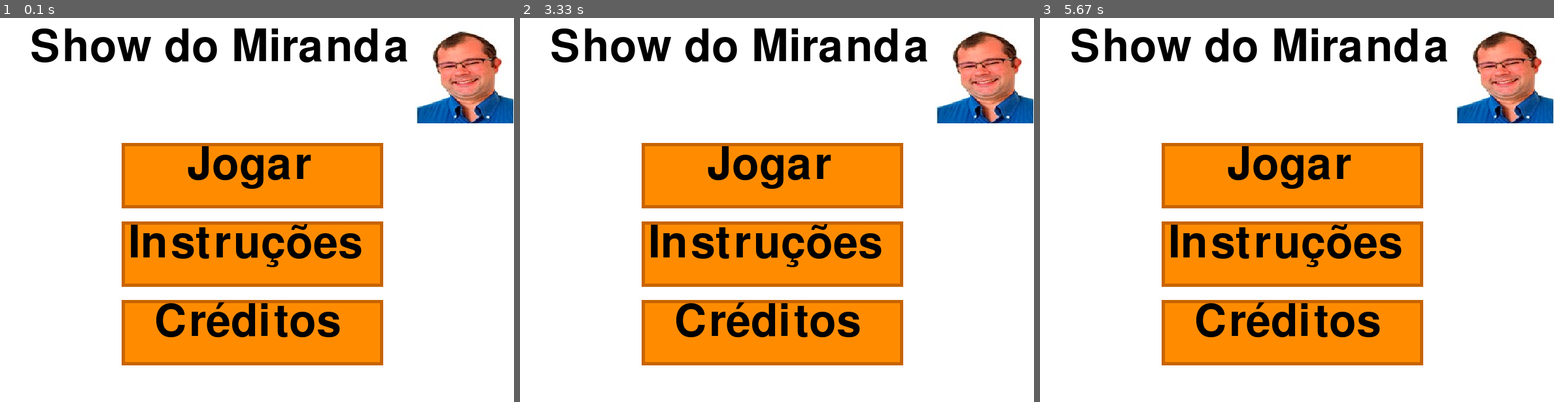
Above: before the commit, frames 1-3 (left to right).
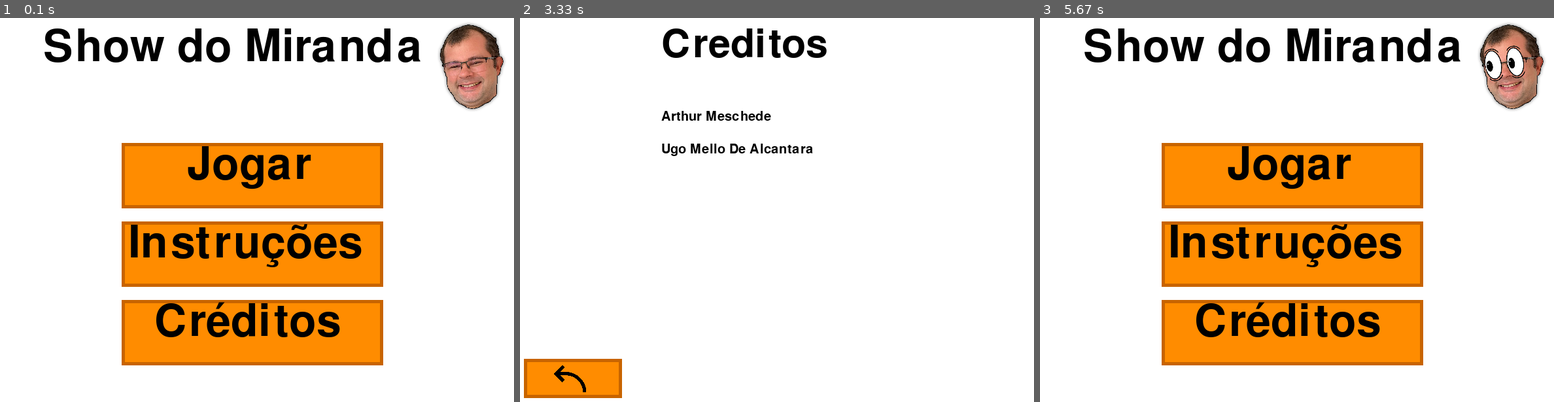
Above: after the commit, the same moments.

Repository: insper-classroom/devlife-23-1-projeto-pygame-ugo-e-arthur
Game: pygame game, started from jogo.py
Two runs of this game, one before a commit and one after it. Both use one fixed random seed, a clock stepped at 60 frames per second and the inputs below.
Inputs (mouse positions are in pixels of both pictures, inside the frame that each line leads up to):
- Up to frame 1 (0.1 s): no input
- Up to frame 2 (3.33 s): click (777, 233) at 0.88 s; click (571, 378) at 1.22 s; click (782, 75) at 2.05 s; click "Créditos" at 3.02 s
- Up to frame 3 (5.67 s): click (1091, 378) at 3.4 s

The runs differ from the first frame. In frame 1, 5.8% of the frame differs, in the area x 6-100%, y 1-28%; in frame 2, 34%, in the area x 0-100%, y 2-99%; in frame 3, 5.9%.

Commit message:
Segundo Commit - Python

Diff:
--- /dev/null
+++ b/funcoes.py
@@ -0,0 +1,96 @@
+import pygame
+
+def tela_instrucoes(tela):
+    # Define cores, fontes e imagens
+    branco = (255, 255, 255)
+    preto = (0, 0, 0)
+    laranja = (230, 115, 0)
+    laranja_escuro = (200, 100, 0)
+    laranja_claro = (255, 140, 0)
+    fonte_titulo = pygame.font.Font('Chendolle.otf', 90)
+    fonte_texto = pygame.font.Font('Chendolle.otf', 30)
+    seta = pygame.image.load('seta-esquerda.png')
+    seta = pygame.transform.scale(seta, (50, 50))
+
+    # Define o retângulo do botão de voltar
+    voltar = pygame.Rect(20, 530, 150, 60)
+
+    # Loop da tela de instruções
+    while True:
+        for event in pygame.event.get():
+            if event.type == pygame.QUIT:
+                pygame.quit()
+                quit()
+            elif event.type == pygame.MOUSEBUTTONDOWN:
+                mouse_pos = event.pos
+                if voltar.collidepoint(mouse_pos):
+                    return  # Encerra a função e volta para a tela inicial
+
+        # Desenha a tela de instruções
+        tela.fill(branco)
+        titulo = fonte_titulo.render('Instruções', True, preto)
+        texto1 = fonte_texto.render('Bem-vindos ao Show do Miranda!!!', True, preto)
+        texto2 = fonte_texto.render('Você deve responder corretamente as perguntas para ganhar o prêmio', True, preto)
+        texto3 = fonte_texto.render('Cada pergunta possui 4 alternativas, apenas uma delas esta correta', True, preto)
+        texto4 = fonte_texto.render('Use o mouse para selecionar a alternativa que você acha correta', True, preto)
+        texto5 = fonte_texto.render('Clique no botão "Jogar" para começar o jogo', True, preto)
+        tela.blit(titulo, (230, 20))
+        tela.blit(texto1, (230, 150))
+        tela.blit(texto2, (25, 200))
+        tela.blit(texto3, (30, 250))
+        tela.blit(texto4, (50, 300))
+        tela.blit(texto5, (160, 350))
+        # interface Retangulo
+        pygame.draw.rect(tela, laranja, voltar)
+        pygame.draw.rect(tela, laranja_escuro, voltar, 5)
+        pygame.draw.rect(tela, laranja_claro, voltar.inflate(-10, -10))
+        tela.blit(seta, (65, 535))
+
+
+        # Atualiza a tela
+        pygame.display.update()
+
+
+def tela_creditos(tela):
+    # Define cores, fontes e imagens
+    branco = (255, 255, 255)
+    preto = (0, 0, 0)
+    laranja = (230, 115, 0)
+    laranja_escuro = (200, 100, 0)
+    laranja_claro = (255, 140, 0)
+    fonte_titulo = pygame.font.Font('Chendolle.otf', 90)
+    fonte_texto = pygame.font.Font('Chendolle.otf', 30)
+    seta = pygame.image.load('seta-esquerda.png')
+    seta = pygame.transform.scale(seta, (50, 50))
+
+    # Define o retângulo do botão de voltar
+    voltar = pygame.Rect(20, 530, 150, 60)
+
+    # Loop da tela de instruções
+    while True:
+        for event in pygame.event.get():
+            if event.type == pygame.QUIT:
+                pygame.quit()
+                quit()
+            elif event.type == pygame.MOUSEBUTTONDOWN:
+                mouse_pos = event.pos
+                if voltar.collidepoint(mouse_pos):
+                    return  # Encerra a função e volta para a tela inicial
+
+        # Desenha a tela de instruções
+        tela.fill(branco)
+        titulo = fonte_titulo.render('Creditos', True, preto)
+        texto1 = fonte_texto.render('Arthur Meschede', True, preto)
+        texto2 = fonte_texto.render('Ugo Mello De Alcantara', True, preto)
+        tela.blit(titulo, (230, 20))
+        tela.blit(texto1, (230, 150))
+        tela.blit(texto2, (230, 200))
+        # interface Retangulo
+        pygame.draw.rect(tela, laranja, voltar)
+        pygame.draw.rect(tela, laranja_escuro, voltar, 5)
+        pygame.draw.rect(tela, laranja_claro, voltar.inflate(-10, -10))
+        tela.blit(seta, (65, 535))
+
+
+        # Atualiza a tela
+        pygame.display.update()
--- a/jogo.py
+++ b/jogo.py
@@ -1,4 +1,4 @@
-import pygame
+import pygame, funcoes
 
 pygame.init()
 
@@ -13,30 +13,34 @@
 laranja_escuro = (200, 100, 0)
 laranja_claro = (255, 140, 0)
 
-# Define Assets
+# Define fontes
 titulo = pygame.font.Font('Chendolle.otf', 100)
 imagem_texto_titulo = titulo.render('Show do Miranda', True, (0, 0, 0))
-opcao1 = pygame.font.Font('Chendolle.otf', 4)
+opcao1 = pygame.font.Font('Chendolle.otf', 40)
 imagem_texto_opcao1 = titulo.render('Jogar', True, (0, 0, 0))
 opcao2 = pygame.font.Font('Chendolle.otf', 40)
 imagem_texto_opcao2 = titulo.render('Instruções', True, (0, 0, 0))
 opcao3 = pygame.font.Font('Chendolle.otf', 40)
 imagem_texto_opcao3 = titulo.render('Créditos', True, (0, 0, 0))
 
-
-cara = pygame.image.load('Cara_Miranda.jpeg')
+# Define Imagens - Miranda
+cara = pygame.image.load('Miranda_Fabio.png')
 cara = pygame.transform.scale(cara, (150, 150))
+olhos = pygame.image.load('Miranda_Fabio_2 (1).png')
+olhos = pygame.transform.scale(olhos, (150, 150))
+intervalos_animacao_miranda = 1000
+imagem_atual = 1 # variavel para controlar qual imagem sera exibida na animacao
 
 # Define os retângulos de seleção
 botao_largura = 400
 botao_altura = 100
 botao_x = (largura_tela - botao_largura) / 2
-botao1_y = 200
-botao2_y = botao1_y + botao_altura + 20
-botao3_y = botao2_y + botao_altura + 20
-botao1 = pygame.Rect(botao_x, botao1_y, botao_largura, botao_altura)
-botao2 = pygame.Rect(botao_x, botao2_y, botao_largura, botao_altura)
-botao3 = pygame.Rect(botao_x, botao3_y, botao_largura, botao_altura)
+jogar_y = 200
+instrucoes_y = jogar_y + botao_altura + 20
+creditos_y = instrucoes_y + botao_altura + 20
+jogar = pygame.Rect(botao_x, jogar_y, botao_largura, botao_altura)
+instrucoes = pygame.Rect(botao_x, instrucoes_y, botao_largura, botao_altura)
+creditos = pygame.Rect(botao_x, creditos_y, botao_largura, botao_altura)
 
 # Loop principal do jogo
 while True:
@@ -44,34 +48,51 @@
         if event.type == pygame.QUIT:
             pygame.quit()
             quit()
+        # Verifica se o mouse foi clicado
+        if event.type == pygame.MOUSEBUTTONDOWN:
+            mouse_pos = event.pos  # Posição do mouse ao clicar
+            # Verifica se o mouse clicou em um dos botões
+            if jogar.collidepoint(mouse_pos):
+                print("Botão Jogar clicado")
+            elif instrucoes.collidepoint(mouse_pos):
+                print("Botão Instruções clicado")
+                funcoes.tela_instrucoes(tela)
+            elif creditos.collidepoint(mouse_pos):
+                print("Botão Créditos clicado")
+                funcoes.tela_creditos(tela)
 
     # Preenche a tela com branco
     tela.fill(branco)
 
     # Desenha os retângulos de seleção com contorno laranja escuro
-    pygame.draw.rect(tela, laranja, botao1)
-    pygame.draw.rect(tela, laranja_escuro, botao1, 5)
-    pygame.draw.rect(tela, laranja_claro, botao1.inflate(-10, -10))
-    pygame.draw.rect(tela, laranja, botao2)
-    pygame.draw.rect(tela, laranja_escuro, botao2, 5)
-    pygame.draw.rect(tela, laranja_claro, botao2.inflate(-10, -10))
-    pygame.draw.rect(tela, laranja, botao3)
-    pygame.draw.rect(tela, laranja_escuro, botao3, 5)
-    pygame.draw.rect(tela, laranja_claro, botao3.inflate(-10, -10))
+    pygame.draw.rect(tela, laranja, jogar)
+    pygame.draw.rect(tela, laranja_escuro, jogar, 5)
+    pygame.draw.rect(tela, laranja_claro, jogar.inflate(-10, -10))
+    pygame.draw.rect(tela, laranja, instrucoes)
+    pygame.draw.rect(tela, laranja_escuro, instrucoes, 5)
+    pygame.draw.rect(tela, laranja_claro, instrucoes.inflate(-10, -10))
+    pygame.draw.rect(tela, laranja, creditos)
+    pygame.draw.rect(tela, laranja_escuro, creditos, 5)
+    pygame.draw.rect(tela, laranja_claro, creditos.inflate(-10, -10))
 
-    # Desenha Imagem
-    tela.blit(cara, (650, 20))
+    # Desenha animacao do miranda
+    if imagem_atual == 1:
+        tela.blit(cara, (660, 8))
+        imagem_atual = 2
+    else:
+        tela.blit(olhos, (660, 8))
+        imagem_atual = 1
 
     # Escreve Titulo
-    tela.blit(imagem_texto_titulo, (60, 20))
+    tela.blit(imagem_texto_titulo, (80, 20))
 
     # Escreve Retangulos
     tela.blit(imagem_texto_opcao1, (300, 200))
     tela.blit(imagem_texto_opcao2, (210, 320))
     tela.blit(imagem_texto_opcao3, (250, 440))
 
-
-
-
     # Atualiza a tela
     pygame.display.update()
+
+    # Aguarda um tempo para atualizar a animação
+    pygame.time.wait(intervalos_animacao_miranda)
Binary file added: Miranda_Fabio.png
Binary file added: Miranda_Fabio_2 (1).png
Binary file added: seta-esquerda.png
